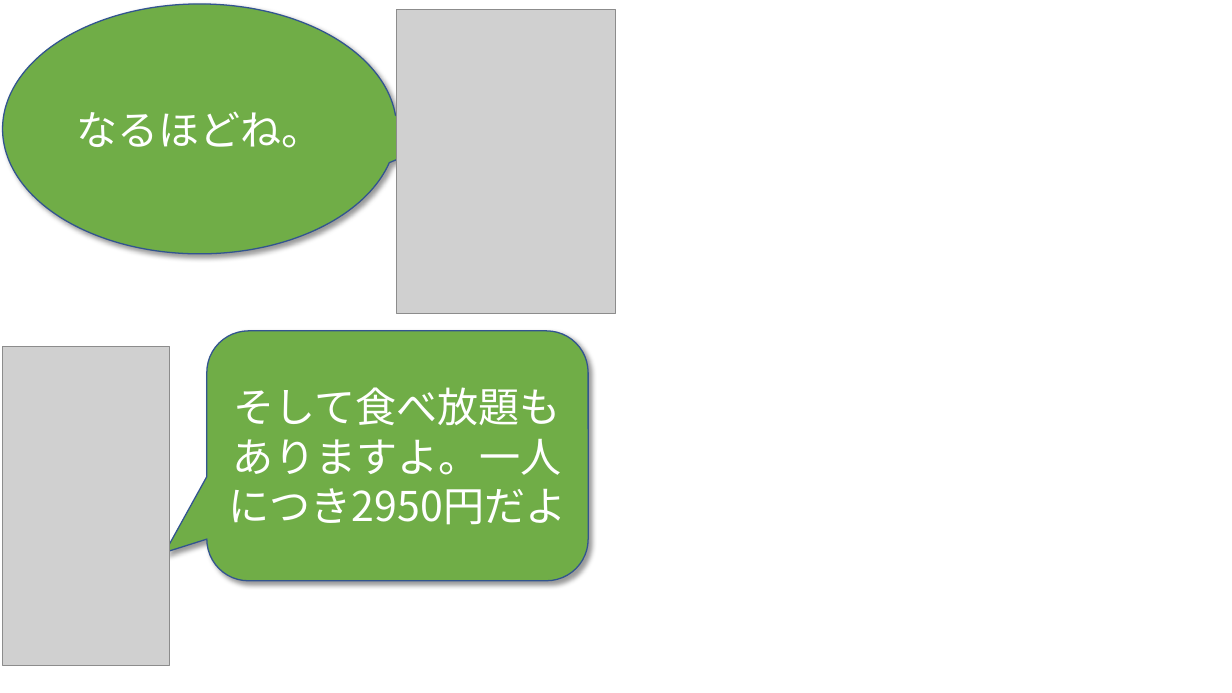
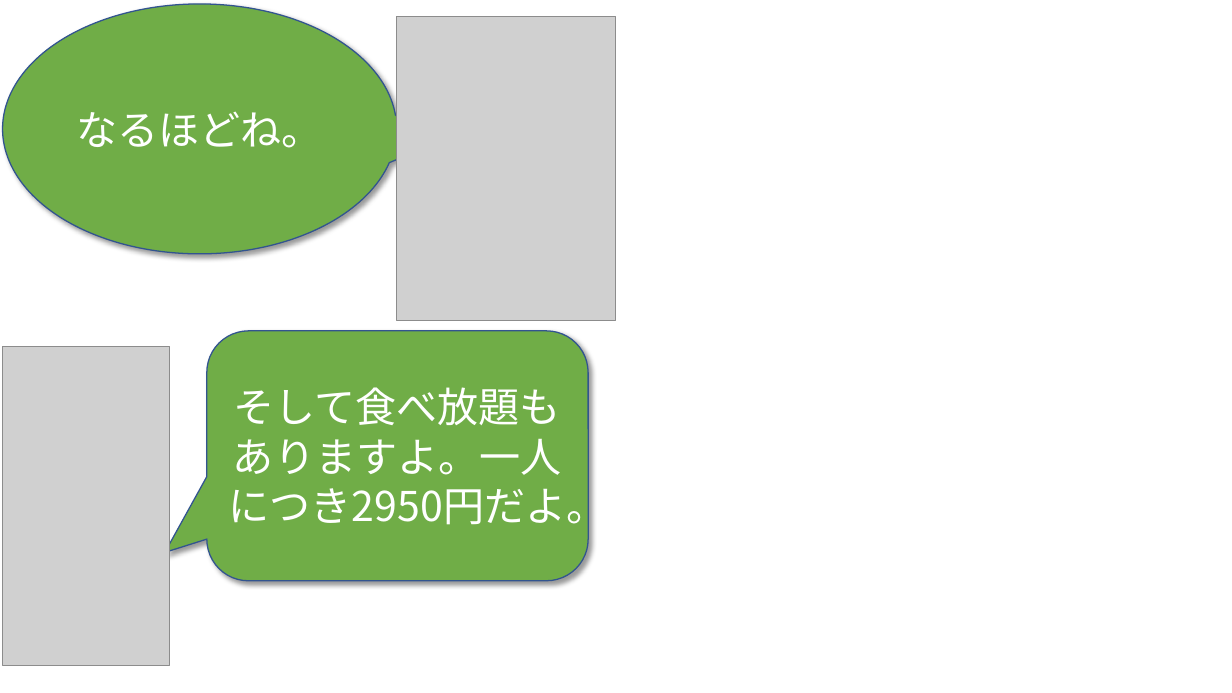
Before and after one commit to phuchung97/phuchung97.github.io, a slide deck: slide 10 of design/story.pptx. Drawn at 1232x693 pixels with LibreOffice and Linux fonts; fonts in the diff are those of the drawing; grey boxes stand for pictures; background and template pictures are left out. Boxes give left, top, right and bottom in pixels: in the first picture for what was removed or moved away, otherwise in the second. Text is boxed around its words. In the diff, an @@ line names an element or a change of style, - is before the commit and + after.

```diff
--- a/design/story.pptx
+++ b/design/story.pptx
@@ picture: place and size @@
-picture at <box>396,9,616,313</box>
+picture at <box>396,16,616,320</box>
@@ text in rounded speech box at <box>228,387,607,532</box>: text changed @@
-そして食べ放題もありますよ。一人につき2950円だよ
+そして食べ放題もありますよ。一人につき2950円だよ。
```
Also in this commit, not shown: 19 other slides changed, 22 other files.
